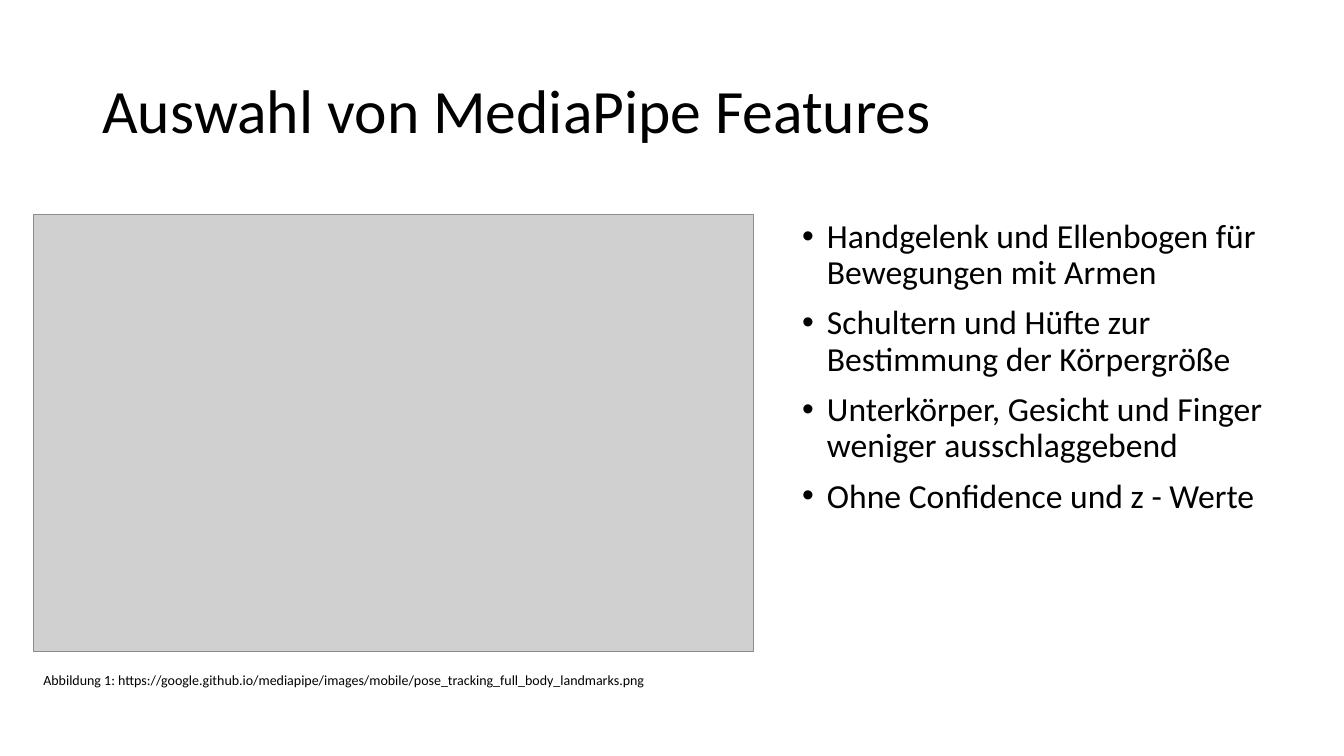
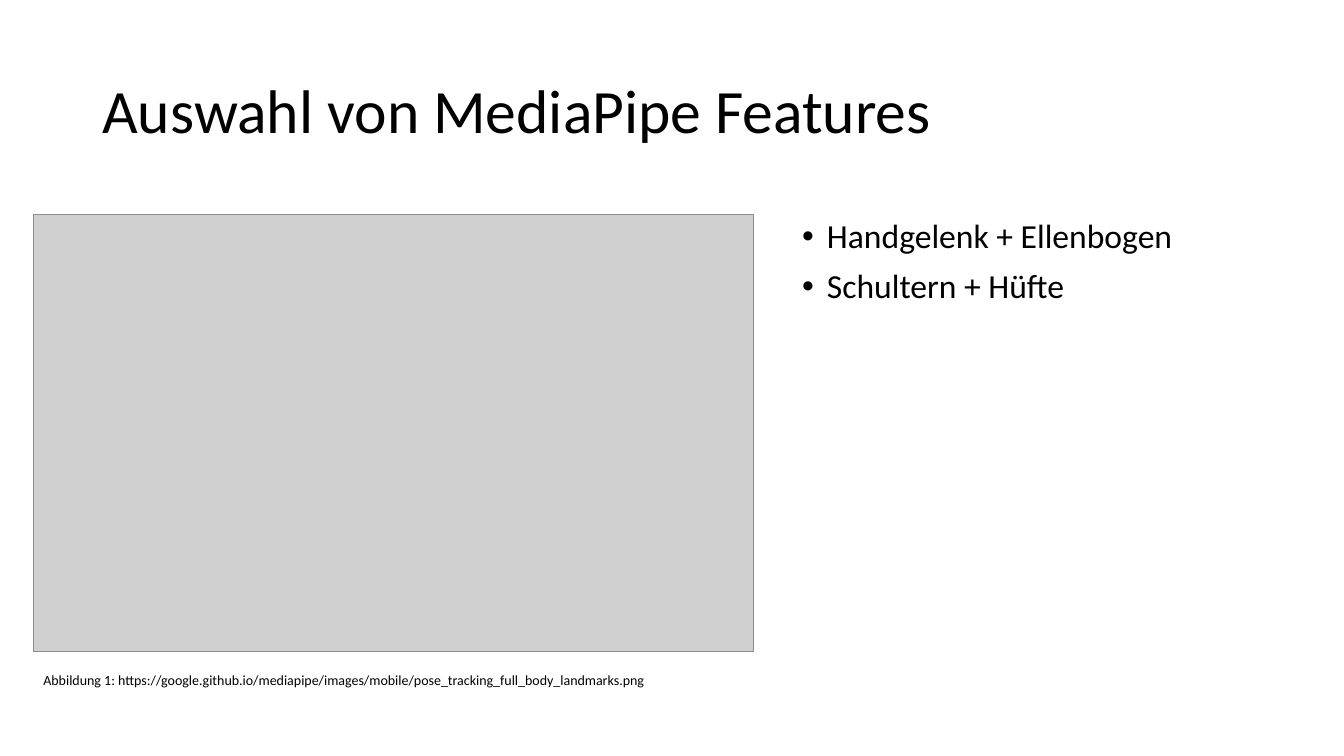
Before and after one commit to maxlevv/Gesture-Detection, a slide deck: slide 2 of presentation_final_project.pptx (slide 3 before the commit). Drawn at 1344x756 pixels with LibreOffice and Linux fonts; fonts in the diff are those of the drawing; grey boxes stand for pictures. Boxes give left, top, right and bottom in pixels: in the first picture for what was removed or moved away, otherwise in the second. Text is boxed around its words. In the diff, an @@ line names an element or a change of style, - is before the commit and + after.

```diff
--- a/presentation_final_project.pptx
+++ b/presentation_final_project.pptx
@@ text at (x1=827, y1=224, x2=1172, y2=299): text changed @@
-• Handgelenk und Ellenbogen für Bewegungen mit Armen
-• Schultern und Hüfte zur Bestimmung der Körpergröße
-• Unterkörper, Gesicht und Finger weniger ausschlaggebend
-• Ohne Confidence und z - Werte
+• Handgelenk + Ellenbogen
+• Schultern + Hüfte
```
Also in this commit, not shown: 9 other slides changed, 5 slides added, 9 slides removed.
